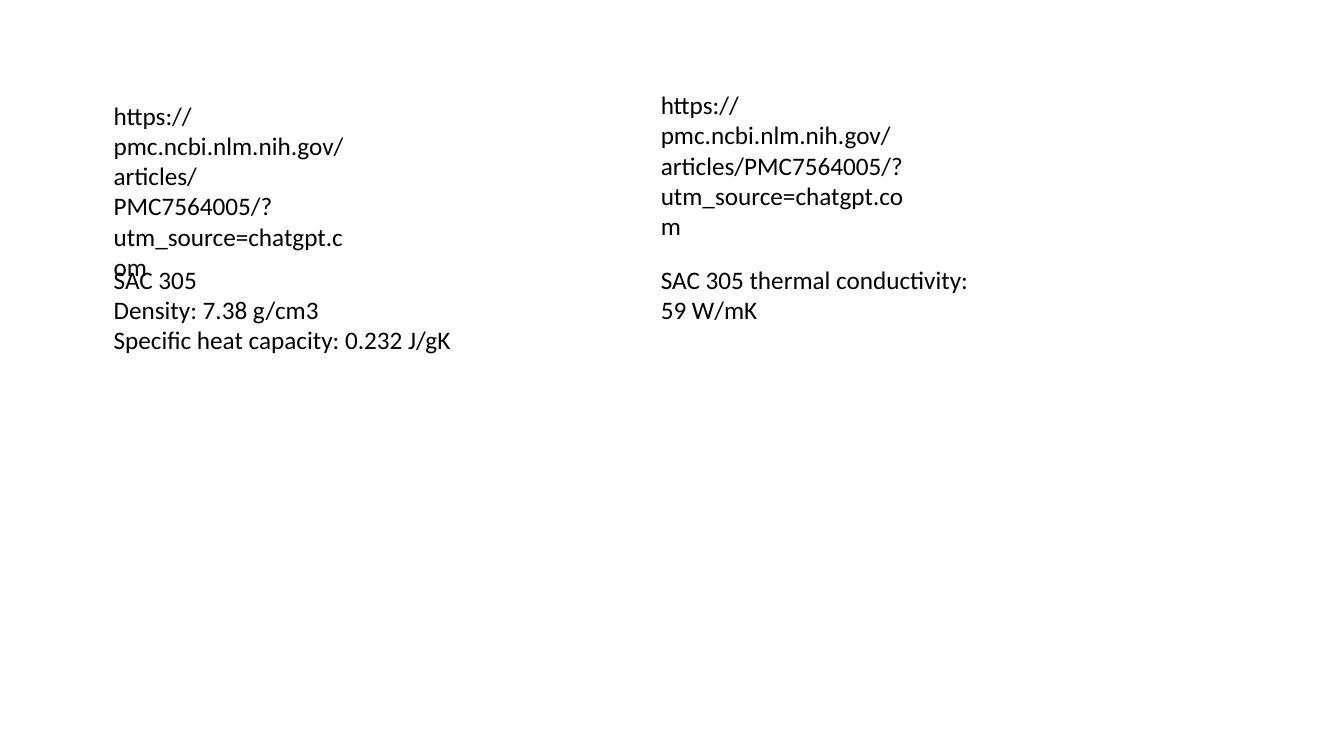
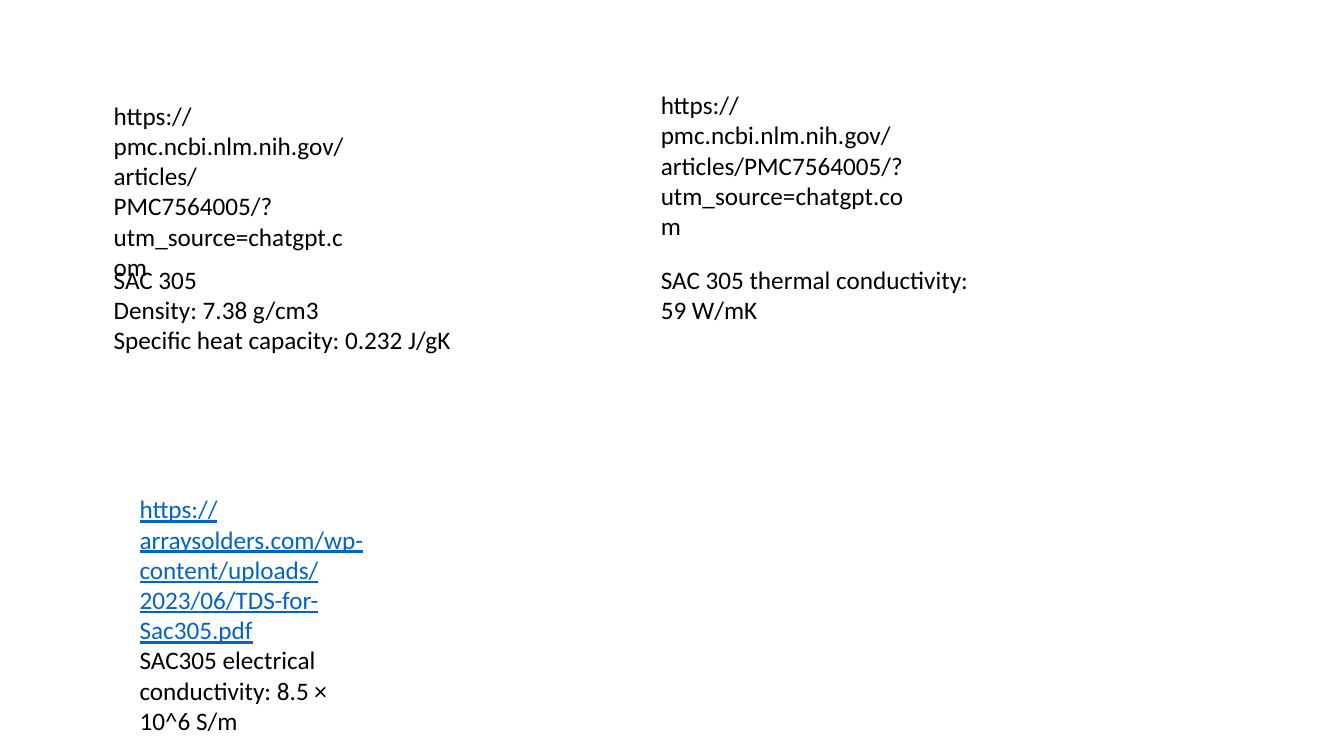
Before and after one commit to ArcticChicken855/Void-Study, a slide deck: slide 2 of Non-code/Comsol sim/MaterialConstants.pptx. Drawn at 1344x756 pixels with LibreOffice and Linux fonts; fonts in the diff are those of the drawing. Boxes give left, top, right and bottom in pixels: in the first picture for what was removed or moved away, otherwise in the second. Text is boxed around its words. In the diff, an @@ line names an element or a change of style, - is before the commit and + after.

```diff
--- a/Non-code/Comsol sim/MaterialConstants.pptx
+++ b/Non-code/Comsol sim/MaterialConstants.pptx
@@ text added at (140,500,364,731), 18 pt, text #0563C1, underline @@
+https://arraysolders.com/wp-content/uploads/2023/06/TDS-for-Sac305.pdf
+SAC305 electrical conductivity: 8.5 × 10^6 S/m
```
Also in this commit, not shown: 1 slide added, 7 other files.
